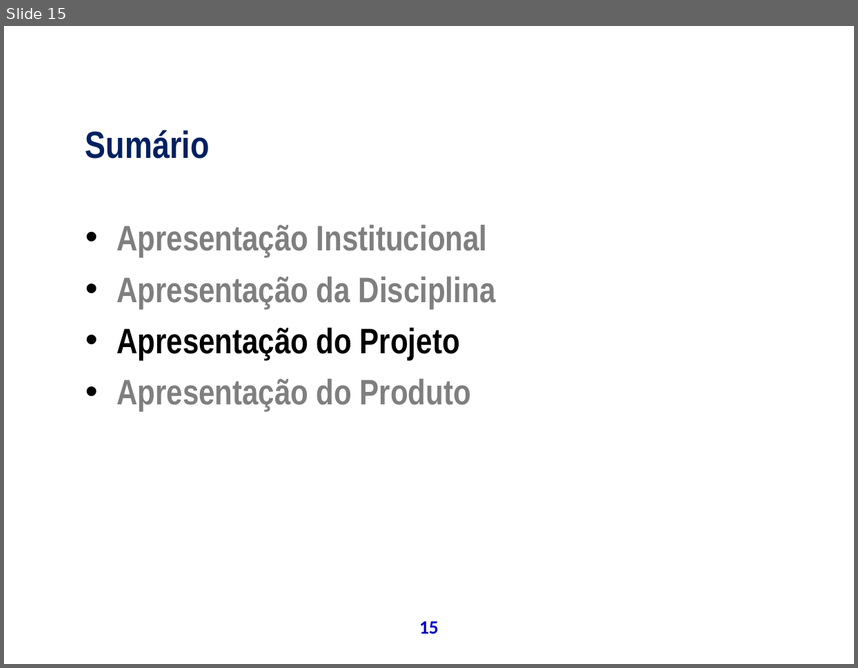
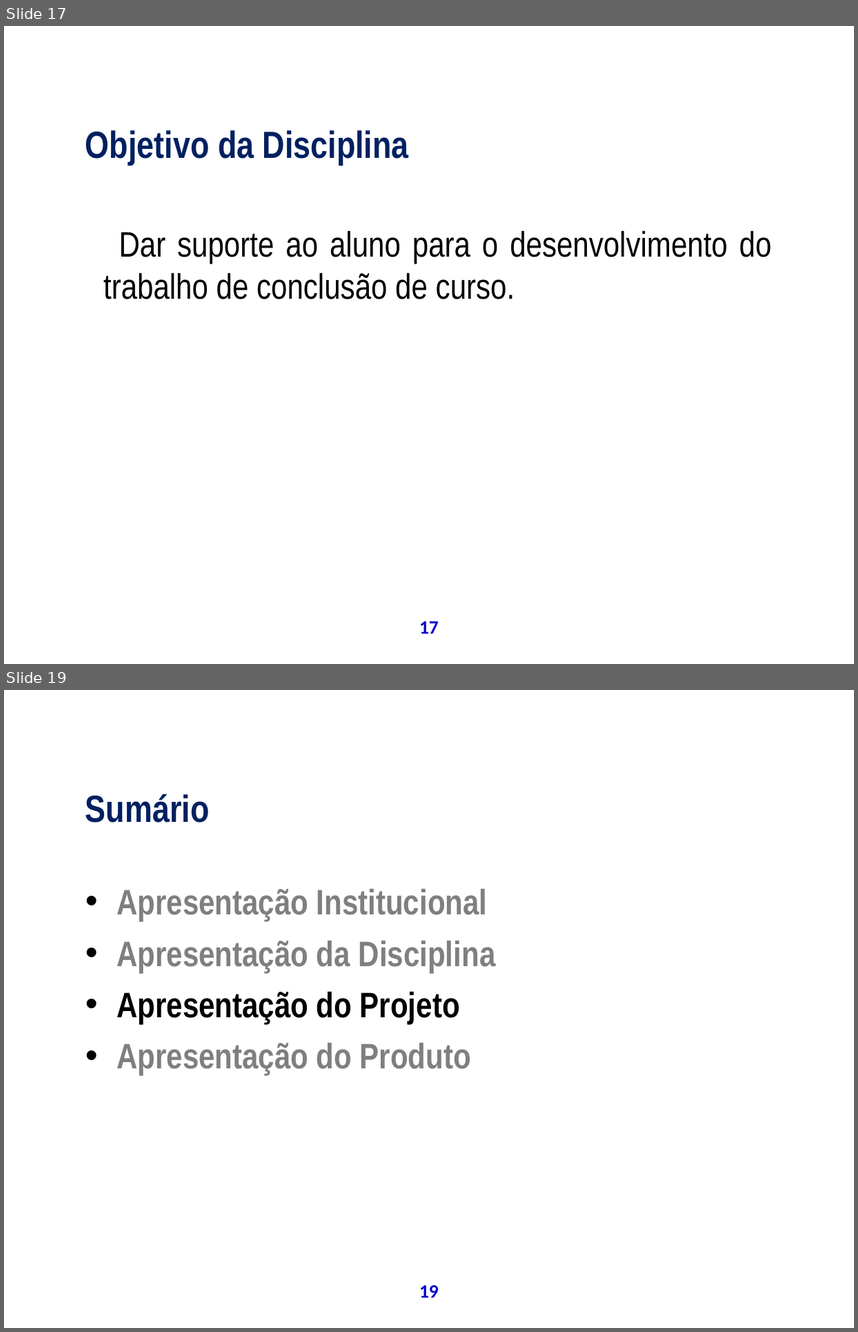
Before and after one commit to theoziran/sislodim, a slide deck: documentos/ProjetoPSA/Apresentação Final.ppt. Shown one above the other, each under a label of ours: slide 15 before the commit, slides 17 and 19 after it; the slides between them are not shown. The pictures are 858x668 and 858x1332 pixels, drawn with LibreOffice and Linux fonts; fonts in the diff are those of the drawing; background and template pictures are left out. Boxes give left, top, right and bottom in pixels: in the first picture for what was removed or moved away, otherwise in the second. Text is boxed around its words. In the diff, an @@ line names an element or a change of style, - is before the commit and + after.

Commit message:
Inclusão da disciplina de Pedro Jr

```diff
--- a/documentos/ProjetoPSA/Apresentação Final.ppt
+++ b/documentos/ProjetoPSA/Apresentação Final.ppt
@@ slide 17 added at <box>4,26,854,664</box>, background picture (left out); not listed: 1 template element that a slide beside it also shows @@
@@ text added at <box>65,51,544,80</box>, 14 pt, text #FFFFFF, bold @@
+Apresentação da Disciplina
@@ text added at <box>85,130,409,165</box>, 32 pt, text #002060, bold @@
+Objetivo da Disciplina
@@ text added at <box>103,230,772,299</box>, 30 pt, text #000000 @@
+Dar suporte ao aluno para o desenvolvimento do trabalho de conclusão de curso.
@@ what was slide 15 is now slide 19 @@
@@ page number at <box>419,1285,439,1297</box>: text changed @@
-15
+19
```
Also in this commit, not shown: 2 slides changed, 3 other slides added, 13 slides removed.
